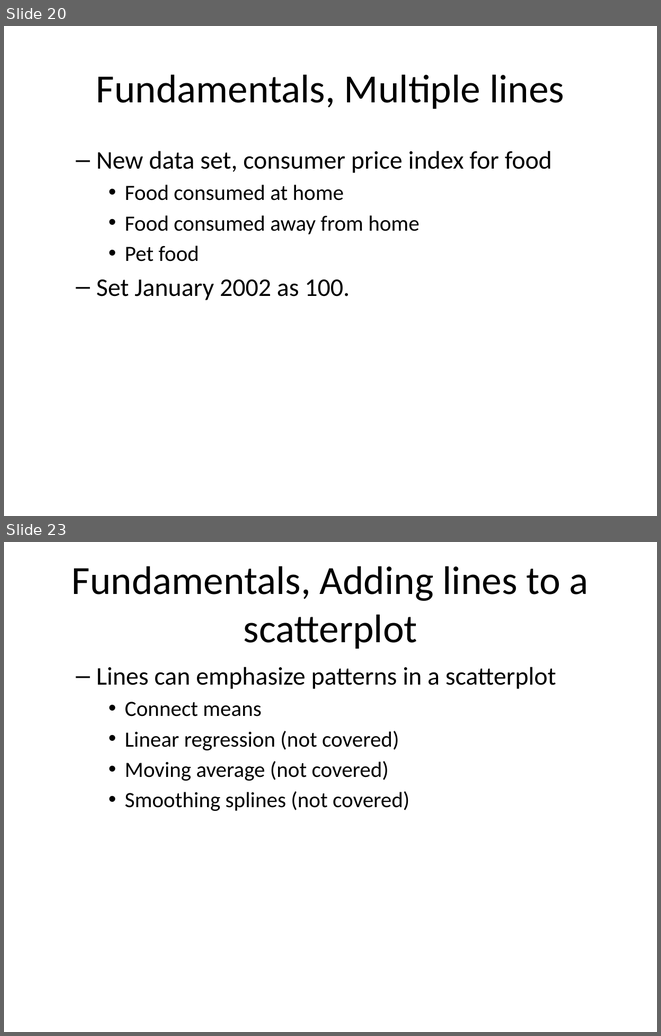
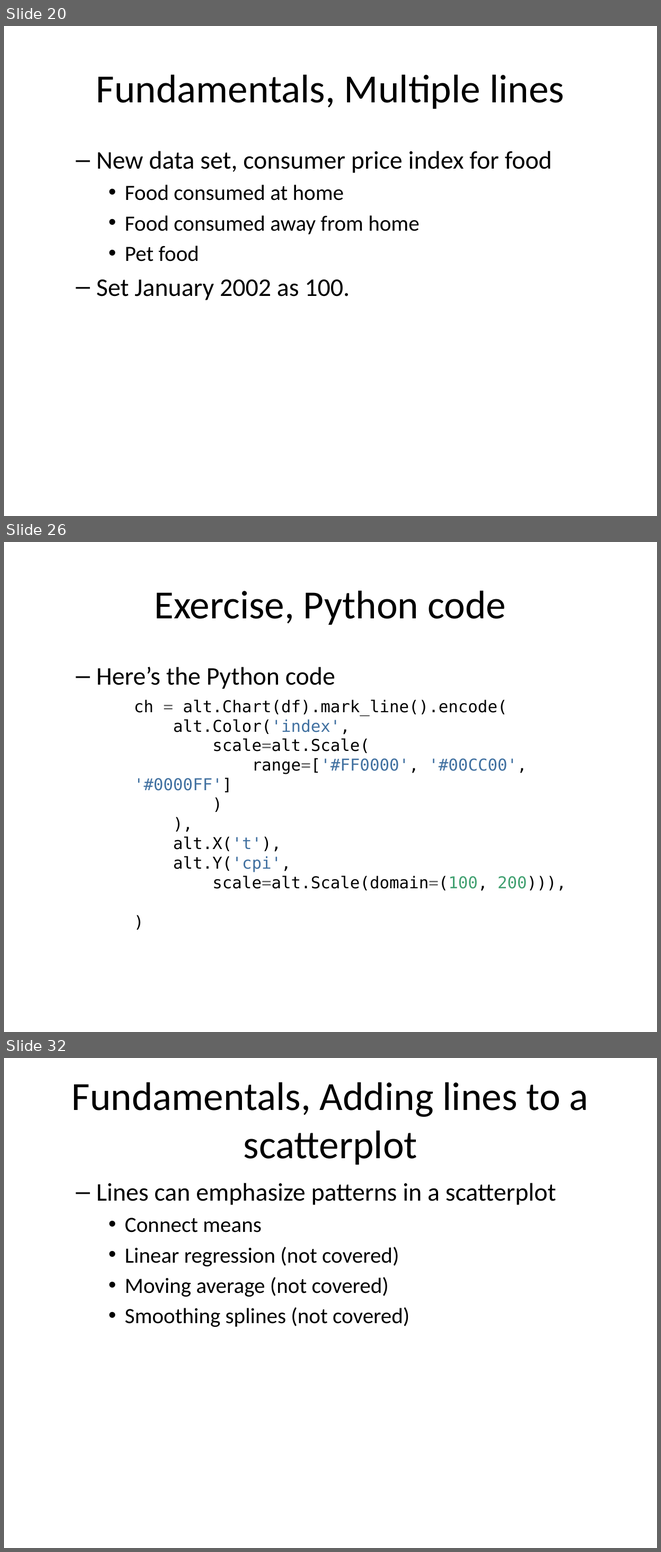
Before and after one commit to pmean/data-visualization, a slide deck: data-viz-03/component/fundamentals.pptx. Shown one above the other, each under a label of ours: slides 20 and 23 before the commit, slides 20, 26 and 32 after it; the slides between them are not shown. The pictures are 661x1036 and 661x1552 pixels, drawn with LibreOffice and Linux fonts; fonts in the diff are those of the drawing. Boxes give left, top, right and bottom in pixels: in the first picture for what was removed or moved away, otherwise in the second. Text is boxed around its words. In the diff, an @@ line names an element or a change of style, - is before the commit and + after.

```diff
--- a/data-viz-03/component/fundamentals.pptx
+++ b/data-viz-03/component/fundamentals.pptx
@@ slide 26 added at [4,542,657,1032], background #FFFFFF @@
@@ title added at [154,590,506,625], 44 pt, text #000000 @@
+Exercise, Python code
@@ text added at [96,667,566,891], 18 pt, text #000000 @@
+  – Here’s the Python code
+ch = alt.Chart(df).mark_line().encode(
+alt.Color('index',
+scale=alt.Scale(
+range=['#FF0000', '#00CC00', '#0000FF']
+)
+),
+alt.X('t'),
+alt.Y('cpi',
+scale=alt.Scale(domain=(100, 200))),
+)
@@ what was slide 23 is now slide 32 @@
```
Also in this commit, not shown: 3 slides changed, 9 other slides added, 1 slide removed, 11 other files.
